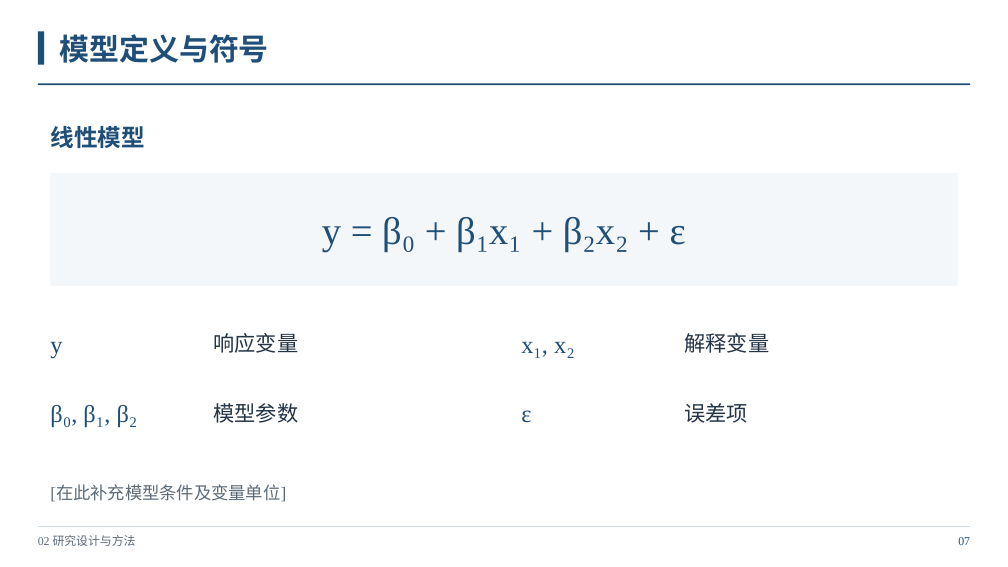
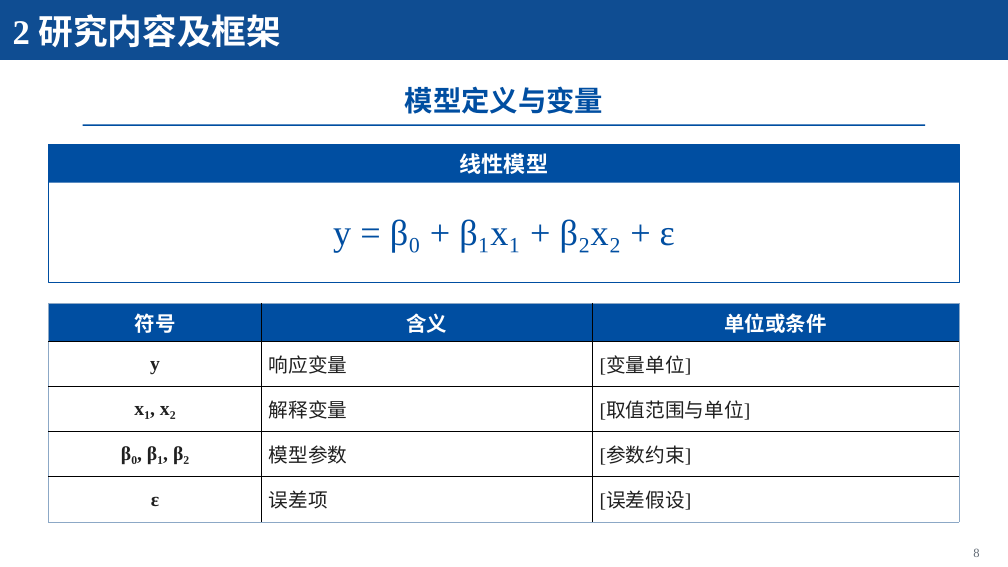
Before and after one commit to Starxy/skills, a slide deck: slide 8 of skills/ppt-craft/assets/academic-blue-template.pptx (slide 7 before the commit). Drawn at 1008x567 pixels with LibreOffice and Linux fonts; fonts in the diff are those of the drawing. Boxes give left, top, right and bottom in pixels: in the first picture for what was removed or moved away, otherwise in the second. Text is boxed around its words. In the diff, an @@ line names an element or a change of style, - is before the commit and + after.

Commit message:
feat(ppt-craft): 按研究汇报样式重构默认学术蓝模板

```diff
--- a/skills/ppt-craft/assets/academic-blue-template.pptx
+++ b/skills/ppt-craft/assets/academic-blue-template.pptx
@@ rectangle added at [0,0,1008,60], fill #0F4D92 @@
@@ text added at [13,14,282,48], 33 pt, text #FFFFFF, bold @@
+2 研究内容及框架
@@ rectangle removed at [38,32,44,65] @@
@@ title at [405,86,603,114]: text changed; size 28.5 to 27 pt; text colour #1F4E79 to #004EA1 @@
-模型定义与符号
+模型定义与变量
@@ rectangle: place and size @@
-rectangle at [51,173,958,286]
+rectangle at [49,145,960,283]
@@ rectangle at [49,145,960,283]: fill #F4F7FA to none; outline none to #004EA1 0.98 pt @@
@@ rectangle added at [49,145,960,183], fill #004EA1 @@
@@ text "线性模型": place and size @@
-text "线性模型" at [50,126,145,148]
+text "线性模型" at [460,153,548,174]
@@ text "线性模型" at [460,153,548,174]: size 22.5 to 21 pt, text colour #1F4E79 to #FFFFFF; alignment left to centre @@
@@ rectangle: place and size @@
-rectangle at [38,83,970,85]
+rectangle at [82,125,926,126]
@@ rectangle at [82,125,926,126]: fill #1F4E79 to #004EA1 @@
@@ text "y = β₀ + β₁x₁ ...": place and size @@
-text "y = β₀ + β₁x₁ ..." at [322,217,686,252]
+text "y = β₀ + β₁x₁ ..." at [333,219,675,252]
@@ text "y = β₀ + β₁x₁ ..." at [333,219,675,252]: size 36.8 to 34.5 pt, text colour #1F4E79 to #004EA1 @@
@@ table added at [49,303,960,523], 5 rows, 3 columns @@
+符号 | 含义 | 单位或条件
+y | 响应变量 | [变量单位]
+x₁, x₂ | 解释变量 | [取值范围与单位]
+β₀, β₁, β₂ | 模型参数 | [参数约束]
+ε | 误差项 | [误差假设]
@@ text removed at [50,342,62,358] @@
-y
@@ text removed at [213,333,298,353] @@
-响应变量
@@ text removed at [521,342,575,358] @@
-x₁, x₂
@@ text removed at [684,333,769,353] @@
-解释变量
@@ text removed at [50,405,138,428] @@
-β₀, β₁, β₂
@@ text removed at [213,403,298,423] @@
-模型参数
@@ text removed at [521,410,531,423] @@
-ε
@@ text removed at [684,403,748,423] @@
-误差项
@@ text removed at [50,485,286,502] @@
-[在此补充模型条件及变量单位]
@@ rectangle removed at [38,526,970,527] @@
@@ text removed at [38,535,136,546] @@
-02 研究设计与方法
@@ text removed at [958,537,970,545] @@
-07
@@ text added at [973,548,979,557], 12 pt, text #626B75 @@
+8
```
Also in this commit, not shown: 5 other slides changed, 10 slides added, 10 slides removed, 4 other files.
